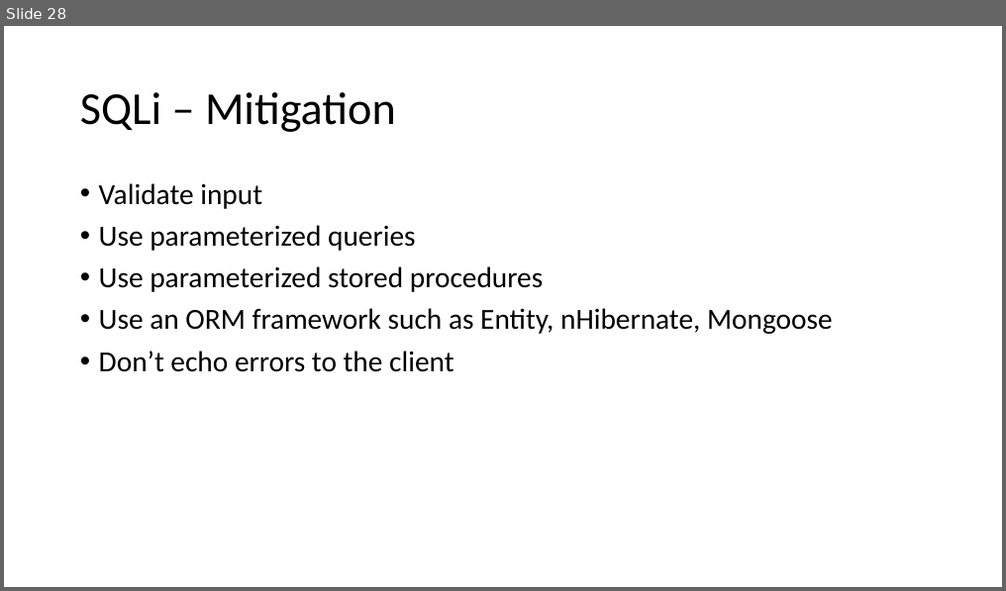
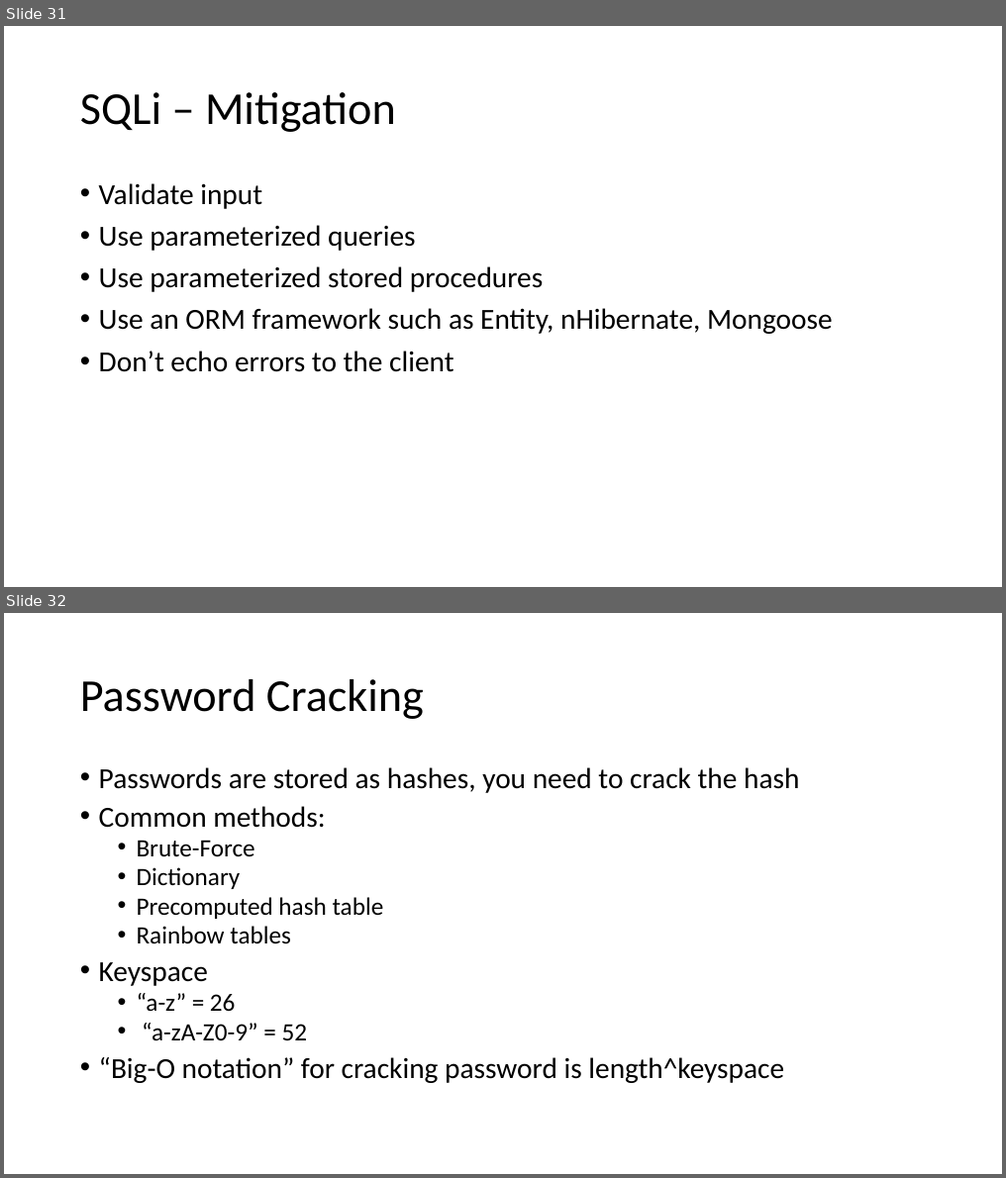
Before and after one commit to koga73/security-test, a slide deck: documents/Ethical_Hacking_101.pptx. Shown one above the other, each under a label of ours: slide 28 before the commit, slides 31 and 32 after it. The pictures are 1006x591 and 1006x1178 pixels, drawn with LibreOffice and Linux fonts; fonts in the diff are those of the drawing. Boxes give left, top, right and bottom in pixels: in the first picture for what was removed or moved away, otherwise in the second. Text is boxed around its words. In the diff, an @@ line names an element or a change of style, - is before the commit and + after.

```diff
--- a/documents/Ethical_Hacking_101.pptx
+++ b/documents/Ethical_Hacking_101.pptx
@@ slide 32 added at (4,613,1002,1174), background #FFFFFF @@
@@ title added at (80,679,424,719), 44 pt, text #000000 @@
+Password Cracking
@@ text added at (99,767,799,1083), 28 pt, text #000000 @@
+• Passwords are stored as hashes, you need to crack the hash
+• Common methods:
+  • Brute-Force
+  • Dictionary
+  • Precomputed hash table
+  • Rainbow tables
+• Keyspace
+  • “a-z” = 26
+  • “a-zA-Z0-9” = 52
+• “Big-O notation” for cracking password is length^keyspace
@@ what was slide 28 is now slide 31 @@
```
Also in this commit, not shown: 4 slides changed, 9 other slides added.
